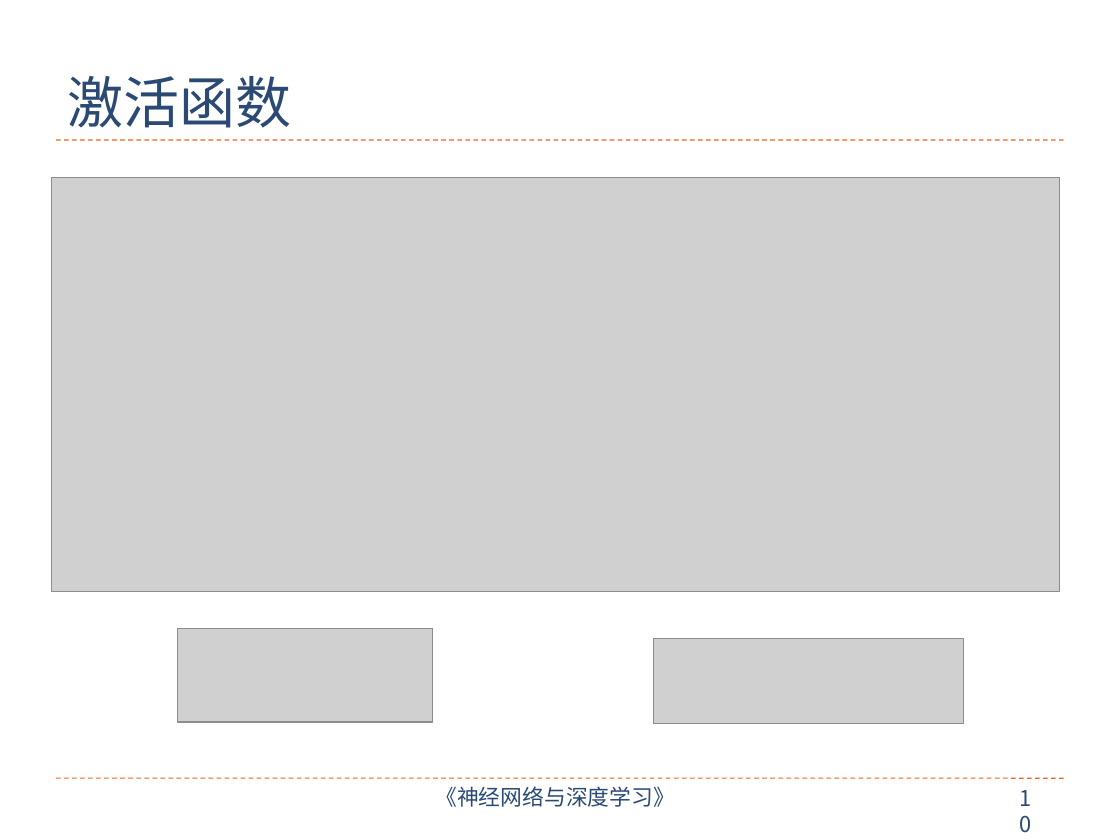
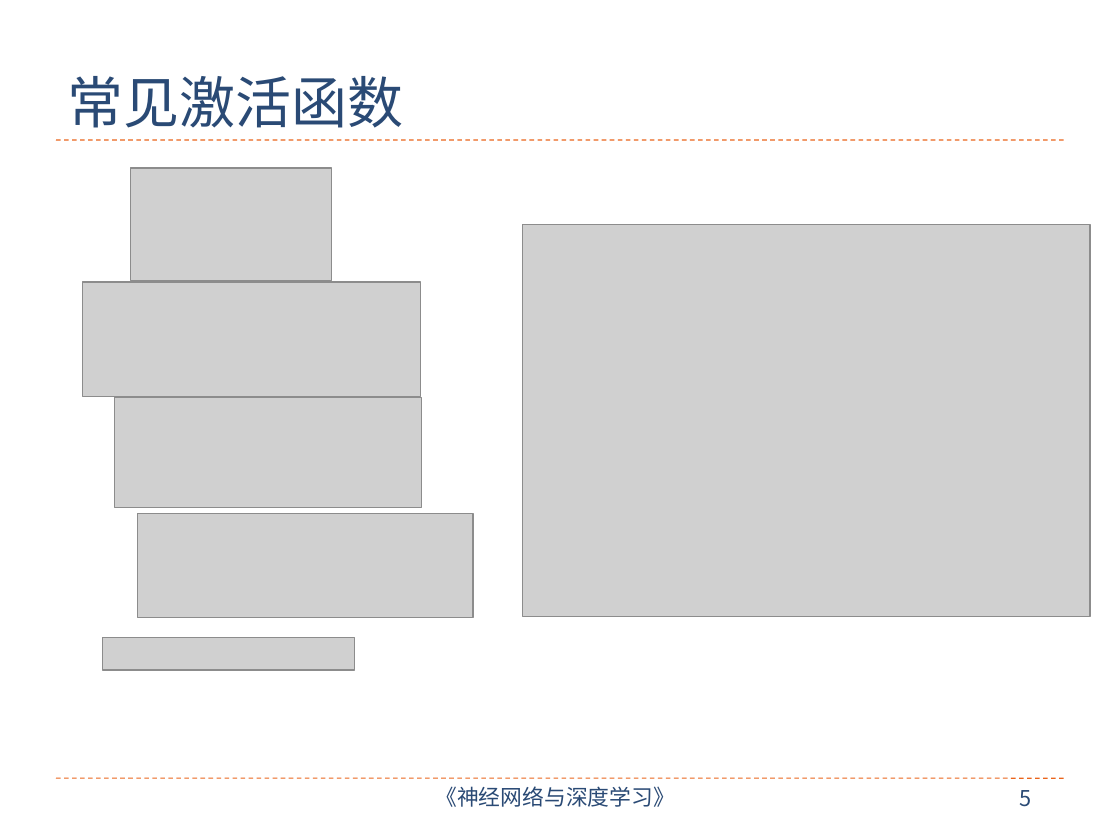
Before and after one commit to nndl/nndl.github.io, a slide deck: slide 5 of ppt/chap-前馈神经网络.pptx (slide 10 before the commit). Drawn at 1120x840 pixels with LibreOffice and Linux fonts; fonts in the diff are those of the drawing; grey boxes stand for pictures. Boxes give left, top, right and bottom in pixels: in the first picture for what was removed or moved away, otherwise in the second. Text is boxed around its words. In the diff, an @@ line names an element or a change of style, - is before the commit and + after.

```diff
--- a/ppt/chap-前馈神经网络.pptx
+++ b/ppt/chap-前馈神经网络.pptx
@@ title at <box>67,76,403,128</box>: text changed @@
-激活函数
+常见激活函数
@@ picture removed at <box>52,177,1060,591</box> @@
@@ picture added at <box>131,168,333,281</box> @@
@@ picture added at <box>523,224,1091,616</box> @@
@@ picture added at <box>82,282,420,396</box> @@
@@ picture added at <box>114,398,421,507</box> @@
@@ picture added at <box>138,513,473,617</box> @@
@@ picture removed at <box>177,628,432,721</box> @@
@@ picture added at <box>103,638,355,671</box> @@
@@ picture removed at <box>653,638,963,724</box> @@
@@ page number at <box>1019,790,1031,807</box>: text changed @@
-10
+5
```
Also in this commit, not shown: 10 other slides changed, 3 slides added, 4 slides removed.
